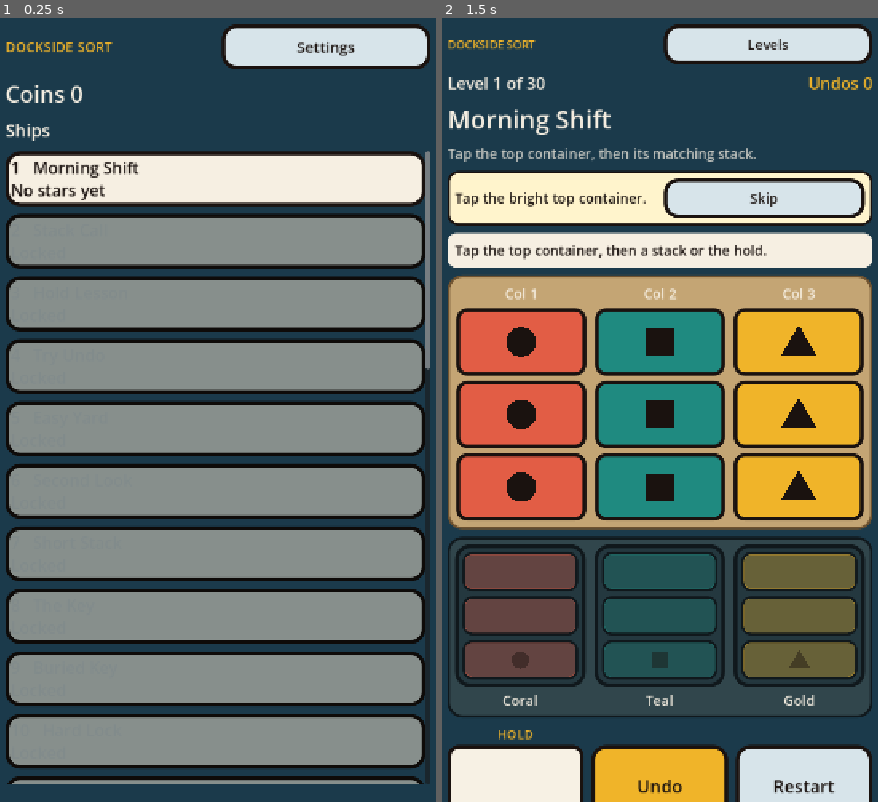
Above: before the commit, frames 1-2 (left to right).
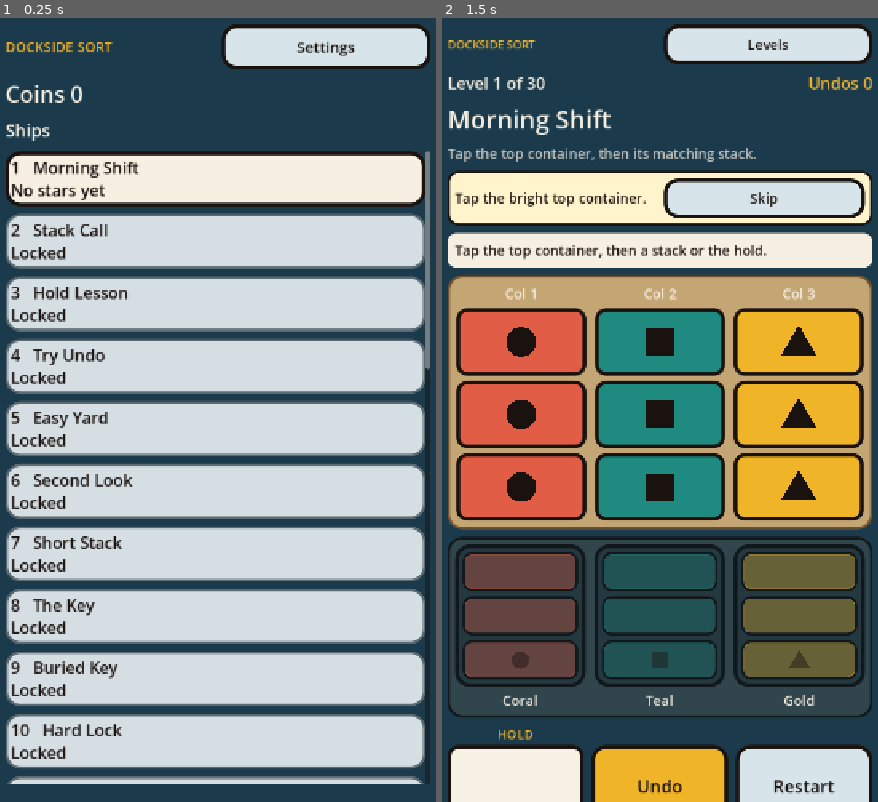
Above: after the commit, the same moments.

Repository: tscook93-dev/dockside-sort
Game: Godot game, scene res://scenes/main.tscn
Same seed, same stepped clock (60 frames per second), same inputs: the game is played once before the commit and once after it.
Inputs (mouse positions are in pixels of both pictures, inside the frame that each line leads up to):
- Up to frame 1 (0.25 s): no input
- Up to frame 2 (1.5 s): tap Enter at 0.5 s; move the mouse to (760, 362) at 0.52 s; hold W 0.53-1.25 s; tap B at 0.6 s; click (760, 362) at 0.67 s; tap Space at 0.77 s; click (655, 182) at 1.25 s, where only the run before the commit has a clickable "1 Morning Shift No stars yet"

The runs differ from the first frame. In frame 1, 61% of the frame differs, in the area x 1-98%, y 24-98%; in frame 2, nothing differs.

Commit message:
Make locked ships readable and let the ship list scroll by finger.
A grey wash was hiding every locked title, and row buttons were swallowing drags, so a phone only showed the ships already cleared.

Co-authored-by: tscook93-dev <tscook93-dev@users.noreply.github.com>

Diff:
--- a/scripts/main.gd
+++ b/scripts/main.gd
@@ -63,7 +63,10 @@
 var home_root: Control
 var settings_root: Control
 var home_list: VBoxContainer
+var home_scroll: ScrollContainer
 var home_coins: Label
+var _list_press := Vector2(-1, -1)
+var _list_press_scroll := 0
 var settings_note: Label
 var sound_button: Button
 var haptics_button: Button
@@ -421,9 +424,14 @@
 	var scroll := ScrollContainer.new()
 	scroll.size_flags_vertical = Control.SIZE_EXPAND_FILL
 	scroll.horizontal_scroll_mode = ScrollContainer.SCROLL_MODE_DISABLED
+	# A short drag scrolls. A tap, below this distance, still opens the ship.
+	scroll.scroll_deadzone = 20
+	scroll.gui_input.connect(_on_ship_list_input)
 	home_root.add_child(scroll)
+	home_scroll = scroll
 	home_list = VBoxContainer.new()
 	home_list.size_flags_horizontal = Control.SIZE_EXPAND_FILL
+	home_list.mouse_filter = Control.MOUSE_FILTER_IGNORE
 	home_list.add_theme_constant_override("separation", 12)
 	scroll.add_child(home_list)
 
@@ -440,16 +448,54 @@
 		button.add_theme_font_size_override("font_size", 26)
 		button.alignment = HORIZONTAL_ALIGNMENT_LEFT
 		var title := str(data.get("title", "Level"))
+		# Rows ignore the pointer so a finger drag reaches the scroller.
+		# Taps are handled in _on_ship_list_input.
+		button.mouse_filter = Control.MOUSE_FILTER_IGNORE
+		button.set_meta("level_index", i)
 		if not progress.is_unlocked(i):
 			button.text = "%d   %s\nLocked" % [i + 1, title]
 			button.disabled = true
-			button.modulate = Color(0.55, 0.6, 0.62)
+			button.add_theme_color_override("font_disabled_color", INK)
+			button.add_theme_stylebox_override("disabled", _box(Color("d5dee3"), Color("5c6b73"), 4, 22, 8))
 		else:
 			var stars := progress.best_for(int(data.get("id", i + 1)))
 			var mark := "No stars yet" if stars == 0 else "%d stars" % stars
 			button.text = "%d   %s\n%s" % [i + 1, title, mark]
-			button.pressed.connect(_start_level.bind(i))
 		home_list.add_child(button)
+
+
+func _on_ship_list_input(event: InputEvent) -> void:
+	if home_scroll == null or not (event is InputEventMouseButton):
+		return
+	var mb := event as InputEventMouseButton
+	if mb.button_index != MOUSE_BUTTON_LEFT:
+		return
+	if mb.pressed:
+		_list_press = mb.global_position
+		_list_press_scroll = home_scroll.scroll_vertical
+		return
+	if _list_press.x < 0.0:
+		return
+	var moved := mb.global_position.distance_to(_list_press)
+	var scrolled: int = absi(home_scroll.scroll_vertical - _list_press_scroll)
+	_list_press = Vector2(-1, -1)
+	if moved < 20.0 and scrolled < 8:
+		_activate_ship_at(mb.global_position)
+
+
+func _activate_ship_at(global_pos: Vector2) -> void:
+	if home_list == null:
+		return
+	for child in home_list.get_children():
+		var button := child as Button
+		if button == null or not button.get_global_rect().has_point(global_pos):
+			continue
+		if not button.has_meta("level_index"):
+			return
+		var index := int(button.get_meta("level_index"))
+		if progress.is_unlocked(index):
+			_start_level(index)
+		return
 
 
 func _build_settings() -> void:
Not shown, changed: BUILD.md
